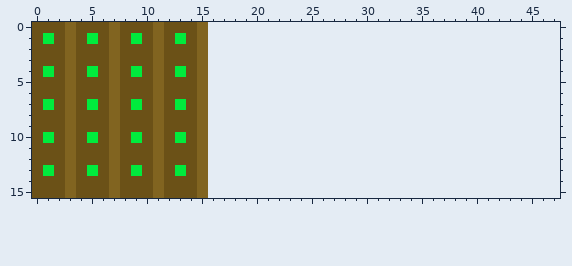
Two versions of one pixel-art sprite, res/world/farmseeded.png. The picture above is the old version.
The file is 16x16 pixels. Colours within 5 levels of each other are drawn and written as one. The old version is drawn lined up with the new one, on the new canvas.
After:
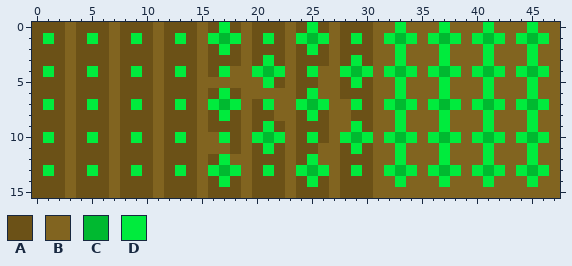
Palette (. is transparent): A #6b5117  B #816420  C #00b930  D #00eb3d
The exact change:
canvas 16x16 -> 48x16
There is now colour A in row 0 at x 16, 18, 20 to 22, 24, 26 and 28 to 30; in row 1 at x 20, 22, 28 and 30; in row 2 at x 16, 18, 20 to 22, 24, 26 and 28 to 30; in row 3 at x 16 to 18, 20, 22, 24 to 26, 28 and 30; in row 4 at x 16 and 24; in row 5 at x 22, 24 to 25, 28 and 30.
There is now colour A in row 6 at x 16, 18, 24 and 28 to 30; in row 7 at x 20 and 30; in row 8 at x 16, 18, 20 to 21, 24, 26 and 29 to 30; in row 9 at x 16 to 18, 20, 22, 24 to 26 and 30; in row 10 at x 18, 24 and 26; in row 11 at x 18, 20, 22, 24 to 25, 28 and 30.
There is now colour A in row 12 at x 16, 20 to 22, 24 and 28 to 30; in row 13 at x 20, 22, 28 and 30; in row 14 at x 16, 18, 20 to 22, 24, 26 and 28 to 30; in row 15 at x 16 to 18, 20 to 22, 24 to 26 and 28 to 30.
There is now colour B in row 0 at x 19, 23, 27, 31 to 32, 34 to 36, 38 to 40, 42 to 44 and 46 to 47; in row 1 at x 19, 23, 27, 31, 35, 39, 43 and 47; in rows 2 to 3 at x 19, 23, 27, 31 to 32, 34 to 36, 38 to 40, 42 to 44 and 46 to 47; in row 4 at x 18 to 19, 23, 26 to 27, 31, 35, 39, 43 and 47; in row 5 at x 16 to 20, 23, 26 to 27, 31 to 32, 34 to 36, 38 to 40, 42 to 44 and 46 to 47; in row 6 at x 19 to 23, 26 to 27, 31 to 32, 34 to 36, 38 to 40, 42 to 44 and 46 to 47.
There is now colour B in row 7 at x 19, 22 to 23, 27 to 28, 31, 35, 39, 43 and 47; in row 8 at x 19, 22 to 23, 27 to 28, 31 to 32, 34 to 36, 38 to 40, 42 to 44 and 46 to 47; in row 9 at x 19, 23, 27 to 28, 31 to 32, 34 to 36, 38 to 40, 42 to 44 and 46 to 47; in row 10 at x 16, 19, 23, 27, 31, 35, 39, 43 and 47; in row 11 at x 16 to 17, 19, 23, 26 to 27, 31 to 32, 34 to 36, 38 to 40, 42 to 44 and 46 to 47; in row 12 at x 18 to 19, 23, 26 to 27, 31 to 32, 34 to 36, 38 to 40, 42 to 44 and 46 to 47.
There is now colour B in row 13 at x 19, 23, 27, 31, 35, 39, 43 and 47; in row 14 at x 19, 23, 27, 31 to 32, 34 to 36, 38 to 40, 42 to 44 and 46 to 47; in row 15 at x 19, 23, 27 and 31 to 47.
There is now colour C in row 1 at x 17, 25, 33, 37, 41 and 45; in row 4 at x 21, 29, 33, 37, 41 and 45; in row 7 at x 17, 25, 33, 37, 41 and 45; in row 10 at x 21, 29, 33, 37, 41 and 45; in row 13 at x 17, 25, 33, 37, 41 and 45.
There is now colour D in row 0 at x 17, 25, 33, 37, 41 and 45; in row 1 at x 16, 18, 21, 24, 26, 29, 32, 34, 36, 38, 40, 42, 44 and 46; in row 2 at x 17, 25, 33, 37, 41 and 45; in row 3 at x 21, 29, 33, 37, 41 and 45; in row 4 at x 17, 20, 22, 25, 28, 30, 32, 34, 36, 38, 40, 42, 44 and 46; in row 5 at x 21, 29, 33, 37, 41 and 45.
There is now colour D in row 6 at x 17, 25, 33, 37, 41 and 45; in row 7 at x 16, 18, 21, 24, 26, 29, 32, 34, 36, 38, 40, 42, 44 and 46; in row 8 at x 17, 25, 33, 37, 41 and 45; in row 9 at x 21, 29, 33, 37, 41 and 45; in row 10 at x 17, 20, 22, 25, 28, 30, 32, 34, 36, 38, 40, 42, 44 and 46; in row 11 at x 21, 29, 33, 37, 41 and 45.
There is now colour D in row 12 at x 17, 25, 33, 37, 41 and 45; in row 13 at x 16, 18, 21, 24, 26, 29, 32, 34, 36, 38, 40, 42, 44 and 46; in row 14 at x 17, 25, 33, 37, 41 and 45.
